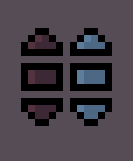
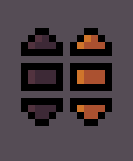
Before/after of a 133px x 161px layered artwork. What changed in the layer stack:
moved "FaithMeter3.png" into group "FaithMeter" over [77, 35, 105, 49]
moved "FaithMeter4.png" into group "FaithMeter" over [77, 70, 105, 84]
moved "FaithMeter5.png" into group "FaithMeter" over [77, 105, 105, 119]
added group "StaminaMeter" with 6 layers above "Layer 0" over [77, 35, 105, 119]
added layer "StaminaMeter3.png" in group "StaminaMeter" over [77, 35, 105, 49]
added layer "StaminaMeter4.png" in group "StaminaMeter" over [77, 70, 105, 84]
added layer "StaminaMeter5.png" in group "StaminaMeter" over [77, 105, 105, 119]
